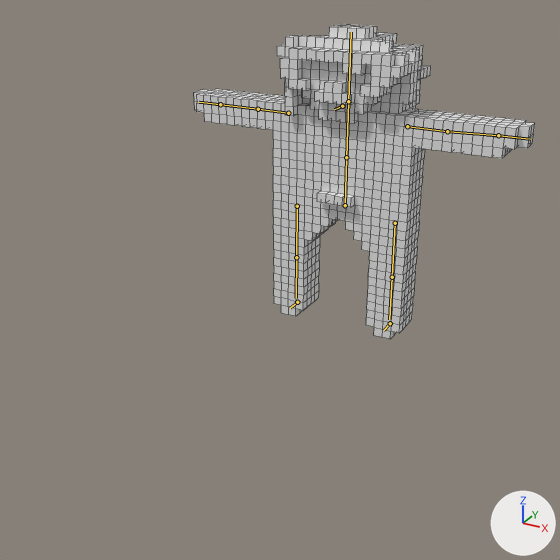
An edit to the Blender file Assets/Resources/Models/Raw/marian2.blend, drawn before and after from the same camera.
Rendered twice from a 50 mm lens placed at (33.4, -74.7, 41.1), pointed at (1.9, -17.5, 12.5). The lights are fixed; the arrows at lower right show +X, +Y and +Z. The bones that bend it are drawn over the model as lines. Mesh edges are drawn as thin lines.

The first picture shows 'Marian.001'.
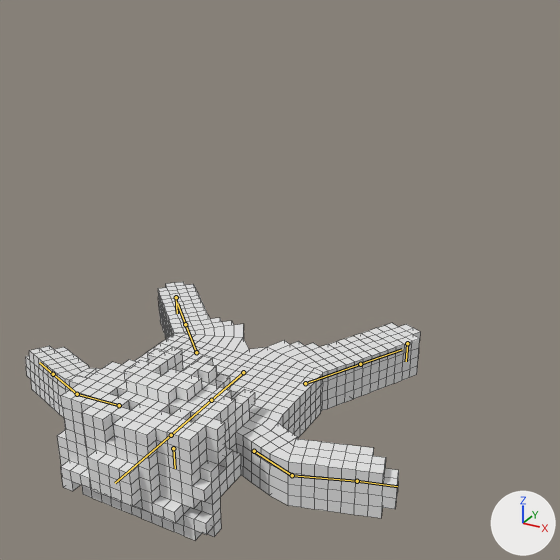
The newer file adds an action. The first version stands in its rest pose; the second is drawn at frame 120 of the action 'Die'.

What differs and where, as boxes [x1, y1, x2, y2] in the pictures (560 x 560 px):
```json
{"object": "Marian.001", "change": "posed", "before": [194, 24, 535, 339], "after": [25, 282, 420, 541], "on screen": "16% wider, 18% shorter"}
{"bone": "BottomSpine", "before": "(345, 205) to (346, 157)", "after": "(243, 372) to (211, 400)"}
{"bone": "RUpperArm", "before": "(288, 113) to (258, 109)", "after": "(119, 405) to (77, 394)"}
{"bone": "RLowerArm", "before": "(258, 109) to (220, 104)", "after": "(77, 394) to (53, 374)"}
{"bone": "LUpperArm", "before": "(407, 126) to (447, 131)", "after": "(254, 451) to (292, 475)"}
{"bone": "LLowerArm", "before": "(447, 131) to (498, 135)", "after": "(292, 475) to (357, 481)"}
{"bone": "LUpperLeg", "before": "(395, 223) to (392, 277)", "after": "(305, 383) to (360, 364)"}
{"bone": "RUpperLeg", "before": "(297, 206) to (296, 257)", "after": "(196, 352) to (185, 324)"}
```

The change, as JSON lines over the scene's bpy script:
```json
{"block": "bone_bottomspine", "where": "bone_bottomspine = bpy.data.objects['Marian'].pose.bones['BottomSpine']"}
{"op": "set", "path": "bone_bottomspine.location", "old": "(0.0, 0.0, 0.0)", "new": "(0.0, -10.0, 22.0)"}
{"op": "set", "path": "bone_bottomspine.rotation_quaternion", "old": "(1.0, 0.0, 0.0, 0.0)", "new": "(0.707, 0.707, 0.0, 0.0)", "note": "degrees (0, 0, 0) -> degrees (90, 0, 0)"}
{"block": "bone_rupperarm", "where": "bone_rupperarm = bpy.data.objects['Marian'].pose.bones['RUpperArm']  # child of 'UpperSpine'"}
{"op": "set", "path": "bone_rupperarm.rotation_quaternion", "old": "(1.0, 0.0, 0.0, 0.0)", "new": "(1.11, 0.113, 0.061, -0.011)", "note": "degrees (0, 0, 0) -> degrees (12, 6, 0)"}
{"block": "bone_rlowerarm", "where": "bone_rlowerarm = bpy.data.objects['Marian'].pose.bones['RLowerArm']  # child of 'RUpperArm'"}
{"op": "set", "path": "bone_rlowerarm.rotation_quaternion", "old": "(1.0, 0.0, 0.0, 0.0)", "new": "(1.0, -0.3, 0.0, 0.0)", "note": "degrees (0, 0, 0) -> degrees (-33, 0, 0)"}
{"block": "bone_lupperarm", "where": "bone_lupperarm = bpy.data.objects['Marian'].pose.bones['LUpperArm']  # child of 'UpperSpine'"}
{"op": "set", "path": "bone_lupperarm.rotation_quaternion", "old": "(1.0, 0.0, 0.0, 0.0)", "new": "(1.106, -0.163, 0.014, 0.027)", "note": "degrees (0, 0, 0) -> degrees (-17, 2, 3)"}
{"block": "bone_llowerarm", "where": "bone_llowerarm = bpy.data.objects['Marian'].pose.bones['LLowerArm']  # child of 'LUpperArm'"}
{"op": "set", "path": "bone_llowerarm.rotation_quaternion", "old": "(1.0, 0.0, 0.0, 0.0)", "new": "(1.0, 0.3, 0.0, 0.0)", "note": "degrees (0, 0, 0) -> degrees (33, 0, 0)"}
{"block": "bone_lupperleg", "where": "bone_lupperleg = bpy.data.objects['Marian'].pose.bones['LUpperLeg']  # child of 'BottomSpine'"}
{"op": "set", "path": "bone_lupperleg.rotation_quaternion", "old": "(1.0, 0.0, 0.0, 0.0)", "new": "(0.972, -0.236, 0.0, -0.001)", "note": "degrees (0, 0, 0) -> degrees (-27, 0, 0)"}
{"block": "bone_rupperleg", "where": "bone_rupperleg = bpy.data.objects['Marian'].pose.bones['RUpperLeg']  # child of 'BottomSpine'"}
{"op": "set", "path": "bone_rupperleg.rotation_quaternion", "old": "(1.0, 0.0, 0.0, 0.0)", "new": "(0.924, 0.383, 0.0, 0.002)", "note": "degrees (0, 0, 0) -> degrees (45, 0, 0)"}
```
